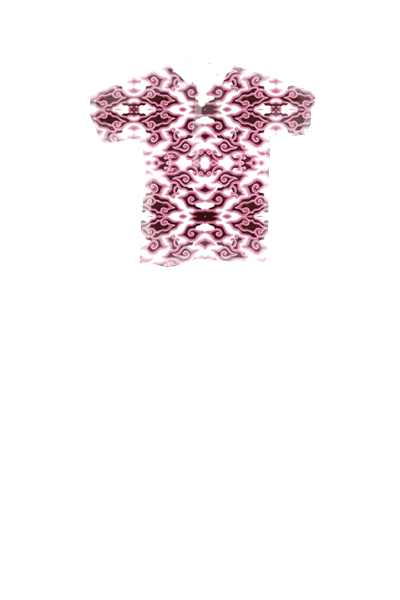
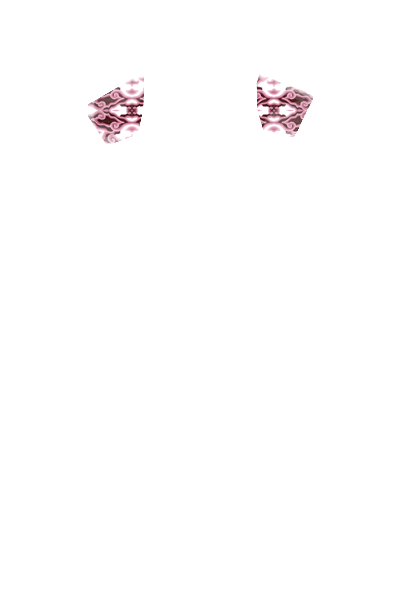
Layers edited between the first and the second w=400, h=600 image:
renamed "desain_3" to "cowo2_1_3", painted on it over box(88, 58, 316, 268)
